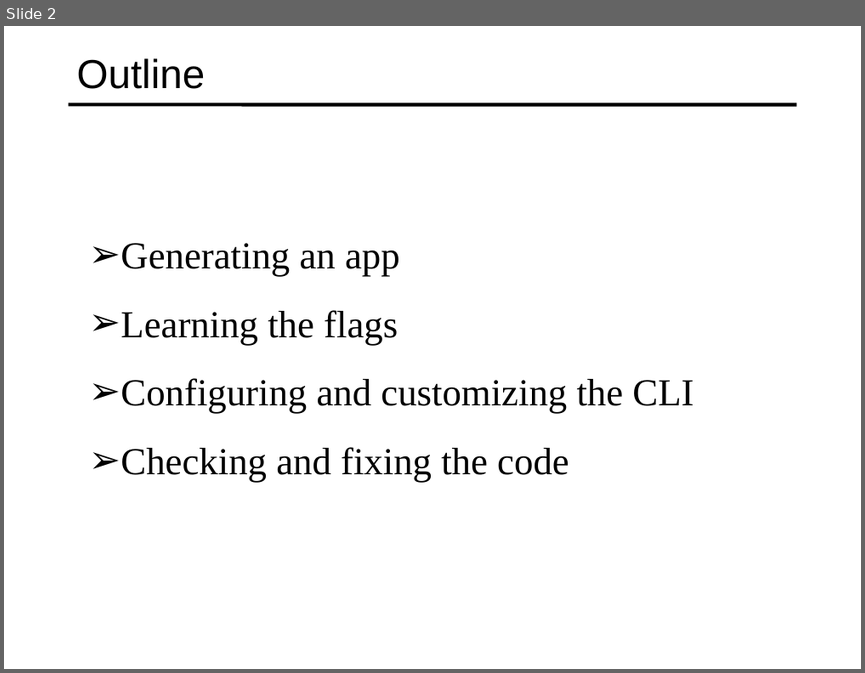
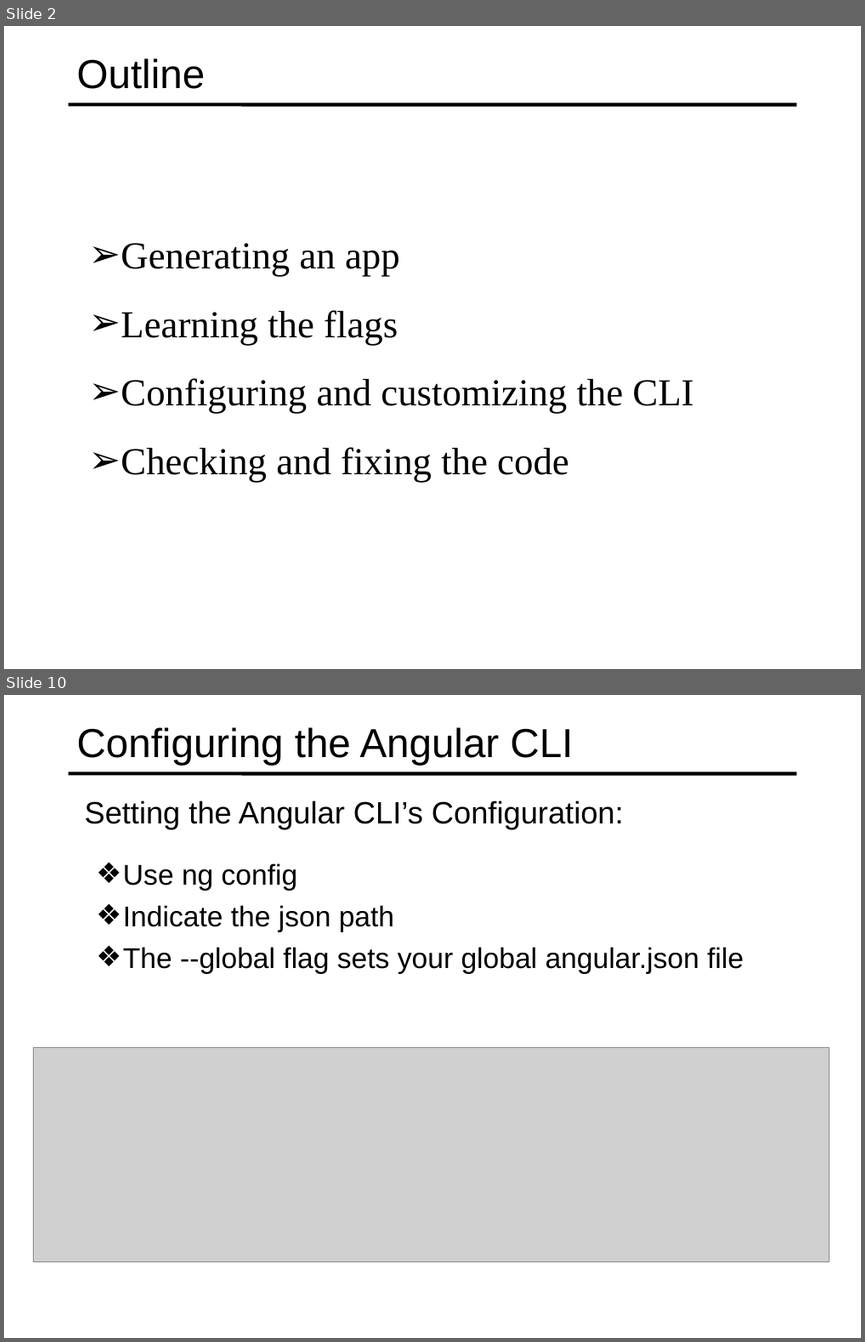
Before and after one commit to specter01wj/Jago_Link_Training, a slide deck: Angular/Angular7/Angular CLI/3.Generating a New Angular Application/L3_Generating a New Angular Application.ppt. Shown one above the other, each under a label of ours: slide 2 before the commit, slides 2 and 10 after it; the slides between them are not shown. The pictures are 865x673 and 865x1342 pixels, drawn with LibreOffice and Linux fonts; fonts in the diff are those of the drawing; grey boxes stand for pictures. Boxes give left, top, right and bottom in pixels: in the first picture for what was removed or moved away, otherwise in the second. Text is boxed around its words. In the diff, an @@ line names an element or a change of style, - is before the commit and + after.

```diff
--- a/Angular/Angular7/Angular CLI/3.Generating a New Angular Application/L3_Generating a New Angular Application.ppt
+++ b/Angular/Angular7/Angular CLI/3.Generating a New Angular Application/L3_Generating a New Angular Application.ppt
@@ slide 10 added at (x1=4, y1=695, x2=861, y2=1338), background #FFFFFF; not listed: 1 template element that a slide beside it also shows @@
@@ title added at (x1=77, y1=727, x2=573, y2=766), 34 pt, text #000000 @@
+Configuring the Angular CLI
@@ text added at (x1=85, y1=800, x2=624, y2=829), 25.9 pt, text #000000 @@
+  Setting the Angular CLI’s Configuration:
@@ text added at (x1=123, y1=863, x2=744, y2=974), 24 pt, text #000000 @@
+  ❖ Use ng config
+  ❖ Indicate the json path
+  ❖ The --global flag sets your global angular.json file
@@ picture added at (x1=33, y1=1047, x2=829, y2=1261) @@
```
Also in this commit, not shown: 1 slide changed, 8 other slides added, 4 slides removed, 2 other files.
